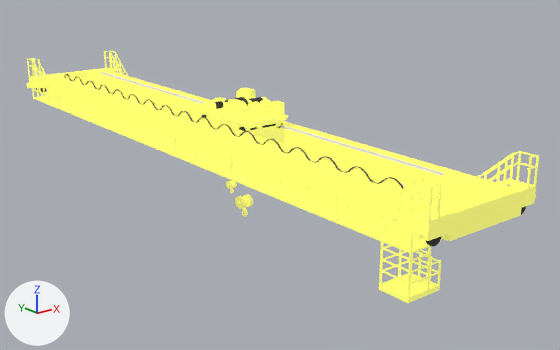
What one commit did to the glTF model public/models/c_865.glb.
Camera for both pictures: a 50 mm lens placed at (-23.3, -36.9, 15.8), pointed at (4.4, -2.4, 1.9). Arrows for +X, +Y and +Z are at lower left; the lights stay in place. The picture after the commit comes second. Where no turn or scale is listed for an object, it has been applied to the vertices. Vertices at exactly the same position are counted once.

Script lines for the objects in view, before the commit:
```python
me_mesh_081 = bpy.data.meshes.new('Mesh.081')
me_mesh_081.from_pydata(...)  # 5384 vertices, 10080 faces; spans x -2.1..5.3, y -19.1..20.1, z 1.8..6.8
# faces by material slot: [6175, 56, 3848, 1]
me_mesh_081.materials.append(mat_15___default_002)
me_mesh_081.materials.append(mat_09___default_002)
me_mesh_081.materials.append(mat_08___default_002)
me_mesh_081.materials.append(mat_13___default_002)
me_mesh_082 = bpy.data.meshes.new('Mesh.082')
me_mesh_082.from_pydata(...)  # 2591 vertices, 5050 faces; spans x -0.21..3.29, y -4.47..0.02, z 5.34..7.1
# faces by material slot: [3350, 1700]
me_mesh_082.materials.append(mat_15___default_002)
me_mesh_082.materials.append(mat_08___default_002)
me_mesh_084 = bpy.data.meshes.new('Mesh.084')
me_mesh_084.from_pydata(...)  # 414 vertices, 820 faces; spans x 1.157..2.097, y -2.87..-2.067, z -0.006..1.249
me_mesh_084.materials.append(mat_15___default_002)
ob_1_bay_c_865_body = bpy.data.objects.new('1_Bay_C_865_Body', me_mesh_081)
ob_1_bay_c_865_body.location = (0.0, 0.0, 0.0)
ob_1_bay_c_865_body_head_01 = bpy.data.objects.new('1_Bay_C_865_Body_Head_01', me_mesh_082)
ob_1_bay_c_865_body_head_01.location = (0.0, 0.0, 0.0)
ob_1_bay_c_865_body_head_01_hook_01 = bpy.data.objects.new('1_Bay_C_865_Body_Head_01_Hook_01', me_mesh_084)
ob_1_bay_c_865_body_head_01_hook_01.location = (0.0, 0.0, 0.0)
```
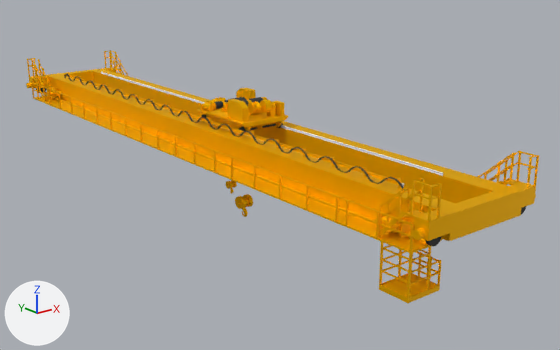
Edits to the bpy script that builds the scene:
```text
Add mat_머티리얼_001:
    mat_머티리얼_001 = bpy.data.materials.new('머티리얼.001')
    # nodes: BsdfPrincipled, Mix, OutputMaterial, VertexColor
    # colours: yellow #ffc800, mixed with the vertex colours
Change me_mesh_081:
    where me_mesh_081.from_pydata(...)  # 5384 vertices, 10080 faces; spans x -2.1..5.3, y -19.1..20.1, z 1.8..6.8
    used by ob_1_bay_c_865_body; location = (0.0, 0.0, 0.0)
    me_mesh_081 part 1: all 6175 faces that had it switch from mat_15___default_002 to mat_머티리얼_001
Change me_mesh_082:
    where me_mesh_082.from_pydata(...)  # 2591 vertices, 5050 faces; spans x -0.21..3.29, y -4.47..0.02, z 5.34..7.1
    used by ob_1_bay_c_865_body_head_01; location = (0.0, 0.0, 0.0)
    me_mesh_082 part 2: all 3350 faces that had it switch from mat_15___default_002 to mat_머티리얼_001
Change me_mesh_084:
    where me_mesh_084.from_pydata(...)  # 414 vertices, 820 faces; spans x 1.157..2.097, y -2.87..-2.067, z -0.006..1.249
    remove me_mesh_084.materials.append(mat_15___default_002)
    add me_mesh_084.materials.append(mat_머티리얼_001)
```

Pixel boxes [x1, y1, x2, y2] of what changed, in the pictures (560 x 350 px):
'1_Bay_C_865_Body_Head_01_Hook_01', recoloured (darker)
    both: [235, 194, 253, 217]
part 1 of me_mesh_081, recoloured (darker)
    both: [26, 50, 539, 303]
part 2 of me_mesh_082, recoloured (darker)
    both: [197, 88, 288, 131]
